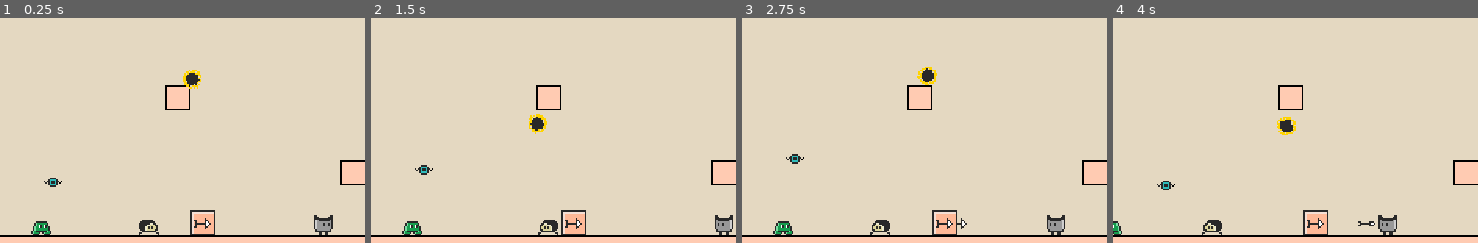
Above: before the commit, frames 1-4 (left to right).
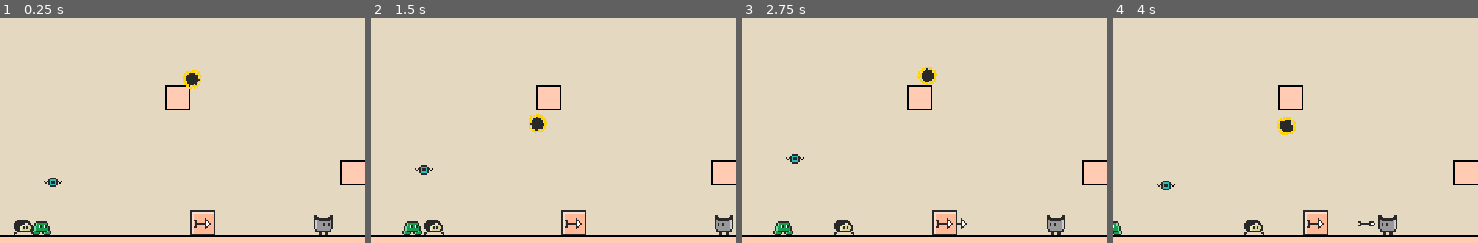
Above: after the commit, the same moments.

Repository: yannicka/ninja
Game: Godot game, scene res://src/Game.tscn
Two runs of this game, one before a commit and one after it. Both use one fixed random seed, a clock stepped at 60 frames per second and the inputs below.
Inputs (mouse positions are % of the whole screen's width and height, from its top left):
- Up to frame 1 (0.25 s): no input
- Up to frame 2 (1.5 s): move the mouse to (18, 50) at 0.52 s; hold Right (ui_right) from 0.53 s (still down); click (18, 50) at 0.67 s; tap Up (ui_up) at 0.77 s; move the mouse to (73, 50) at 1.27 s; click (73, 50) at 1.42 s
- Up to frame 3 (2.75 s): tap Up (ui_up) at 1.52 s; move the mouse to (56, 28) at 2.02 s; release Right (ui_right) at 2.03 s; hold Left (ui_left) from 2.03 s (still down)
- Up to frame 4 (4 s): move the mouse to (40, 70) at 2.77 s; release Left (ui_left) at 2.78 s; hold Right (ui_right) from 2.78 s (still down); click (40, 70) at 2.92 s; tap Up (ui_up) at 3.02, 3.77 s; move the mouse to (78, 65) at 3.52 s
The pictures show only the part of the screen within x 19-69%, y 18-68%; the shares and areas given below are measured in that part.

The runs differ from the first frame. In frame 1, 0.5% of the frame differs, in the area x 3-44%, y 89-97%; in frame 2, 0.5%; in frame 3, 0.5%; in frame 4, 0.5%.

Commit message:
Préparation de la tortue-toupie

Diff:
--- a/src/Enemies/Turtle.gd
+++ b/src/Enemies/Turtle.gd
@@ -1,5 +1,6 @@
 extends CharacterBody2D
 
+const TurtleSpinningTop = preload("res://src/Enemies/TurtleSpinningTop.tscn")
 const SPEED = 20
 
 var direction = Vector2.RIGHT
@@ -22,4 +23,10 @@
 func _on_area_2d_body_entered(body):
 	if body.has_method("die_or_bounce"):
 		body.die_or_bounce()
+
+		var turtleSpinningTop = TurtleSpinningTop.instantiate()
+		turtleSpinningTop.direction = Vector2(-direction.x, direction.y)
+		turtleSpinningTop.global_position = Vector2(self.global_position.x, self.global_position.y)
+		get_tree().current_scene.add_child(turtleSpinningTop)
+
 		queue_free()
--- /dev/null
+++ b/src/Enemies/TurtleSpinningTop.gd
@@ -0,0 +1,25 @@
+extends CharacterBody2D
+
+const SPEED = 70
+
+@export var direction = Vector2.RIGHT
+
+func _ready():
+	velocity.x = SPEED * direction.x
+
+func _physics_process(delta):
+	move_and_slide()
+
+	if not is_on_floor():
+		velocity.y += 120 * delta
+
+	if is_on_wall():
+		direction = -direction
+		velocity.x = SPEED * direction.x
+
+		scale.x = -1
+
+func _on_area_2d_body_entered(body):
+	if body.has_method("die_or_bounce"):
+		body.die_or_bounce()
+		queue_free()
--- /dev/null
+++ b/src/Enemies/TurtleSpinningTop.tscn
@@ -0,0 +1,43 @@
+[gd_scene load_steps=7 format=3 uid="uid://bug7wfac4knlm"]
+
+[ext_resource type="Script" path="res://src/Enemies/TurtleSpinningTop.gd" id="1_l3r16"]
+[ext_resource type="Texture2D" uid="uid://cuce11m0j3lf1" path="res://assets/layers.png" id="1_tk04q"]
+
+[sub_resource type="AtlasTexture" id="AtlasTexture_esnl3"]
+atlas = ExtResource("1_tk04q")
+region = Rect2(0, 16, 16, 16)
+
+[sub_resource type="SpriteFrames" id="SpriteFrames_nr2fk"]
+animations = [{
+"frames": [SubResource("AtlasTexture_esnl3")],
+"loop": true,
+"name": &"default",
+"speed": 5.0
+}]
+
+[sub_resource type="CircleShape2D" id="CircleShape2D_fl38u"]
+radius = 5.0
+
+[sub_resource type="CircleShape2D" id="CircleShape2D_l4w07"]
+radius = 5.09902
+
+[node name="TurtleSpinningTop" type="CharacterBody2D"]
+collision_layer = 2
+collision_mask = 20
+script = ExtResource("1_l3r16")
+
+[node name="AnimatedSprite2d" type="AnimatedSprite2D" parent="."]
+frames = SubResource("SpriteFrames_nr2fk")
+
+[node name="CollisionShape2d" type="CollisionShape2D" parent="."]
+position = Vector2(0, 3)
+shape = SubResource("CircleShape2D_fl38u")
+
+[node name="Area2d" type="Area2D" parent="."]
+collision_layer = 2
+
+[node name="CollisionShape2d" type="CollisionShape2D" parent="Area2d"]
+position = Vector2(0, 3)
+shape = SubResource("CircleShape2D_l4w07")
+
+[connection signal="body_entered" from="Area2d" to="." method="_on_area_2d_body_entered"]
--- a/src/Game.tscn
+++ b/src/Game.tscn
@@ -72,7 +72,7 @@
 position = Vector2(160, 187)
 
 [node name="Turtle" parent="." instance=ExtResource("10_cwbnh")]
-position = Vector2(224, 184)
+position = Vector2(144, 184)
 
 [connection signal="input_event" from="CanvasLayer/MoveArea" to="." method="_on_move_area_input_event"]
 [connection signal="input_event" from="CanvasLayer/JumpArea" to="." method="_on_jump_area_input_event"]
